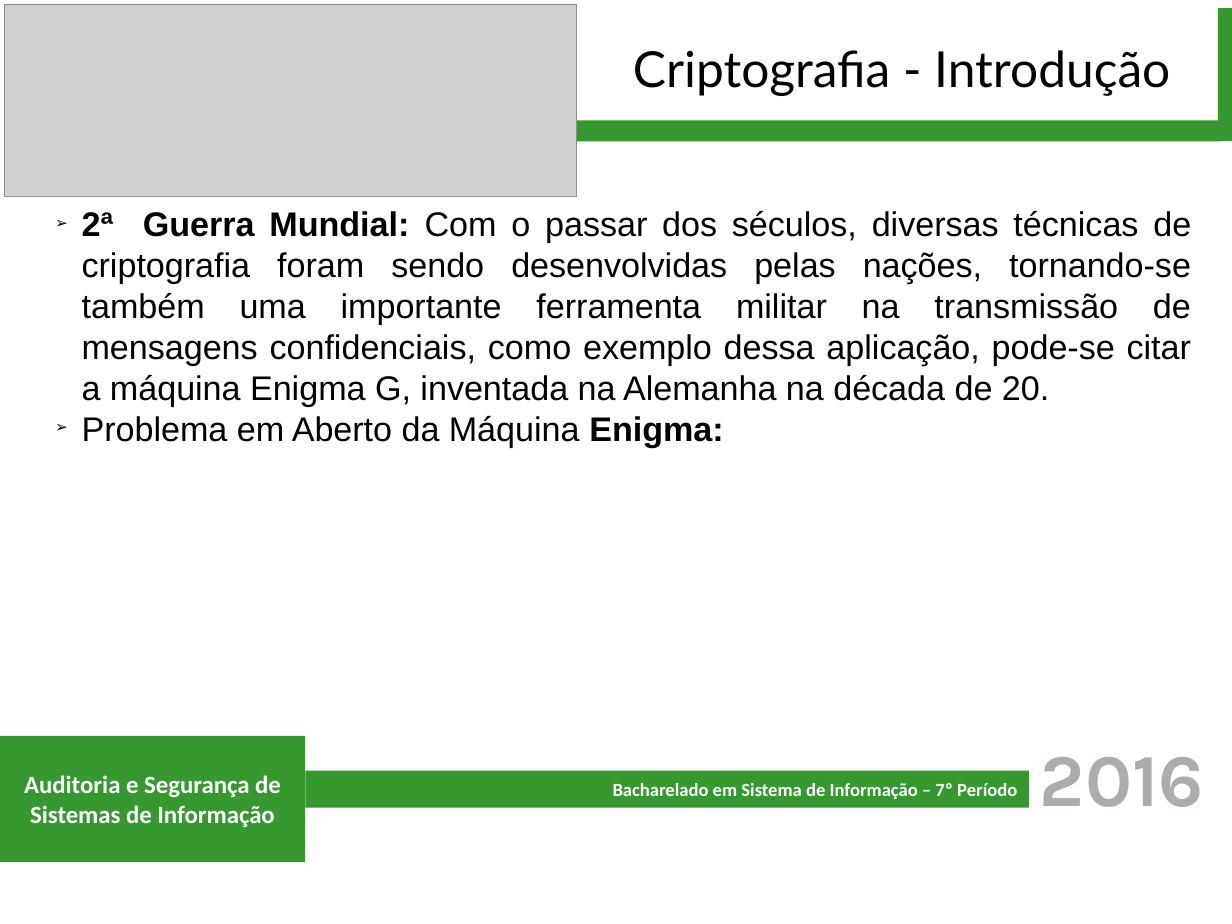
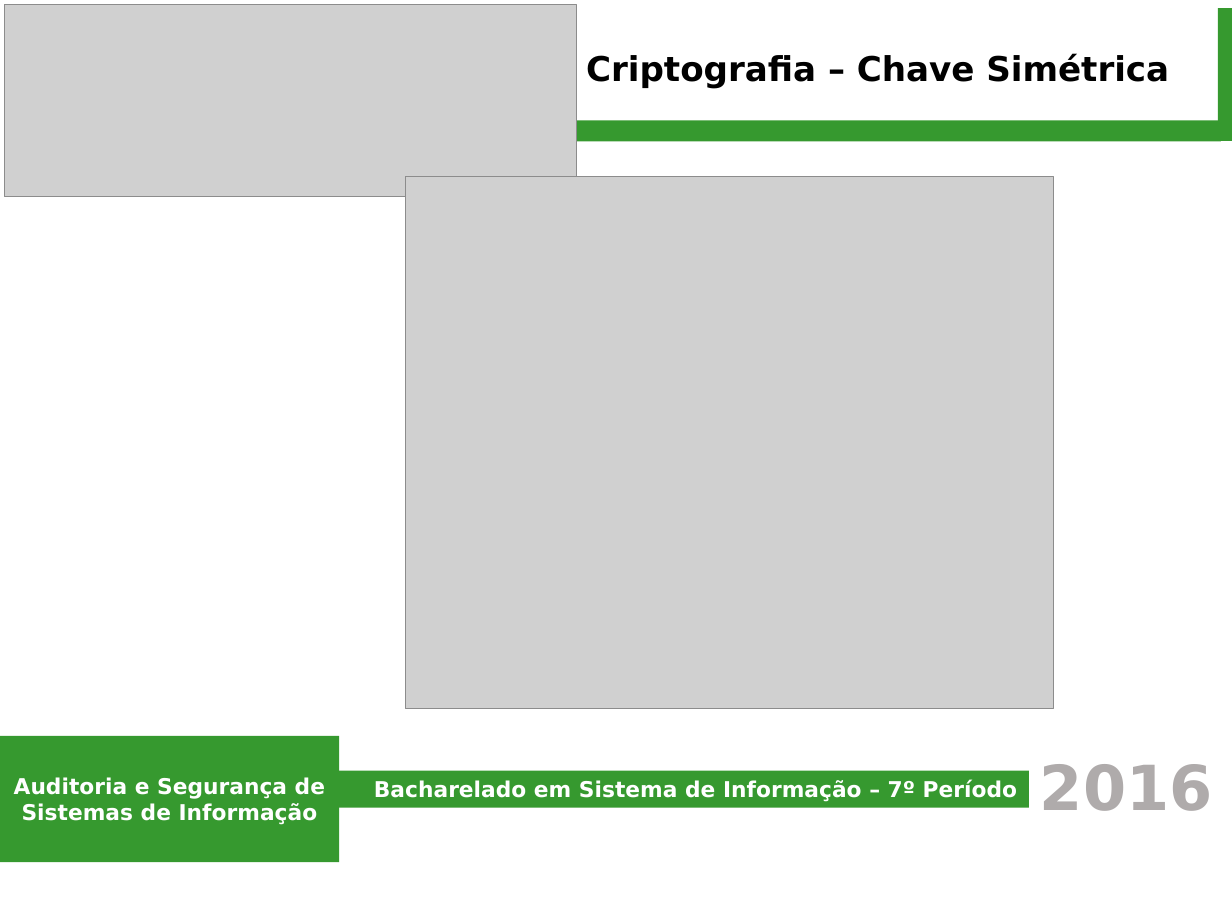
Before and after one commit to jmanoel7/Sistemas_de_Informacao, a slide deck: slide 7 of 2016-1/Auditoria_e_Seguranca_de_Sistemas_de_Informacao/trabalho1_criptografia/Trabalho1-Criptografia.odp (slide 3 before the commit). Drawn at 1232x924 pixels with LibreOffice and Linux fonts; fonts in the diff are those of the drawing; grey boxes stand for pictures. Boxes give left, top, right and bottom in pixels: in the first picture for what was removed or moved away, otherwise in the second. Text is boxed around its words. In the diff, an @@ line names an element or a change of style, - is before the commit and + after.

```diff
--- a/2016-1/Auditoria_e_Seguranca_de_Sistemas_de_Informacao/trabalho1_criptografia/Trabalho1-Criptografia.odp
+++ b/2016-1/Auditoria_e_Seguranca_de_Sistemas_de_Informacao/trabalho1_criptografia/Trabalho1-Criptografia.odp
@@ text at (586, 54, 1169, 89): text changed; size 32 to 22 pt; font Lato to DejaVu Sans; bold on @@
-Criptografia - Introdução
+Criptografia – Chave Simétrica
@@ picture added at (406, 177, 1054, 709) @@
@@ text removed at (82, 211, 1191, 447) @@
-➢ 2ª Guerra Mundial: Com o passar dos séculos, diversas técnicas de criptografia foram sendo desenvolvidas pelas nações, tornando-se também uma importante ferramenta militar na transmissão de mensagens confidenciais, como exemplo dessa aplicação, pode-se citar a máquina Enigma G, inventada na Alemanha na década de 20.
-➢ Problema em Aberto da Máquina Enigma:
@@ rectangle "Auditoria e Segurança de Sistemas ...": place and size @@
-rectangle "Auditoria e Segurança de Sistemas ..." at (0, 736, 305, 862)
+rectangle "Auditoria e Segurança de Sistemas ..." at (0, 736, 340, 862)
@@ rectangle "Auditoria e Segurança de Sistemas ..." at (0, 736, 340, 862): size 16 to 14 pt, font Calibri to DejaVu Sans @@
@@ text "2016": place and size @@
-text "2016" at (1040, 757, 1204, 807)
+text "2016" at (1040, 764, 1213, 811)
@@ text "2016" at (1040, 764, 1213, 811): size 48 to 40 pt, font Karla to DejaVu Sans @@
@@ rectangle "Bacharelado em Sistema de Informação ...": place and size @@
-rectangle "Bacharelado em Sistema de Informação ..." at (305, 771, 1029, 808)
+rectangle "Bacharelado em Sistema de Informação ..." at (329, 771, 1029, 808)
@@ rectangle "Bacharelado em Sistema de Informação ..." at (329, 771, 1029, 808): size 12 to 14 pt, font Calibri to DejaVu Sans @@
```
Also in this commit, not shown: 3 other slides changed, 23 slides added, 49 other files.
